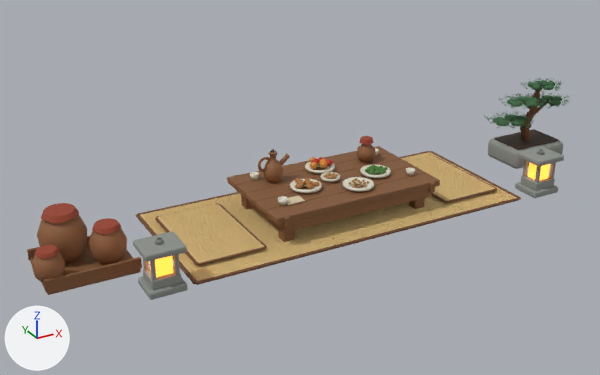
Before and after pictures for a commit that changed the FBX model unity/UnityPuppetTest/Assets/Environment/CourtyardBanquet/courtyard_banquet_v1.fbx.
Before and after are seen from a 50 mm camera at (-4.7, -7.74, 4.23) aimed at (-0.4, 0.09, 0.31). Lighting does not change. The marker at lower left points along +X, +Y and +Z. The first picture is the older version. Vertices at exactly the same position are counted once.

The older version as bpy lines, for what is in view:
```python
ob_banquetfood_tabletop_details = bpy.data.objects.new('BanquetFood Tabletop Details', me_cube_032)
ob_banquetfood_tabletop_details.location = (-0.386, -0.11, 0.44)
ob_banquetfruitred_tabletop_details = bpy.data.objects.new('BanquetFruitRed Tabletop Details', me_sphere_002)
ob_banquetfruitred_tabletop_details.location = (-0.046, 0.352, 0.469)
ob_banquetgreens_tabletop_details = bpy.data.objects.new('BanquetGreens Tabletop Details', me_sphere_022)
ob_banquetgreens_tabletop_details.location = (0.541, -0.13, 0.435)
ob_fruit_dish = bpy.data.objects.new('Fruit Dish', me_fruit_dish)
ob_fruit_dish.location = (0.0, 0.31, 0.385)
ob_low_courtyard_lantern__2_45_mesh = bpy.data.objects.new('Low Courtyard Lantern -2.45 Mesh', me_cube_047)
ob_low_courtyard_lantern__2_45_mesh.location = (-2.45, -0.84, 0.155)
ob_low_table_mesh = bpy.data.objects.new('Low Table Mesh', me_cube_008)
ob_low_table_mesh.location = (0.0, -0.612, 0.24)
ob_small_side_dish = bpy.data.objects.new('Small Side Dish', me_small_side_dish)
ob_small_side_dish.location = (-0.05, -0.02, 0.385)
ob_table_wine_jar_mesh = bpy.data.objects.new('Table Wine Jar Mesh', me_wine_jar_body)
ob_table_wine_jar_mesh.location = (0.64, 0.28, 0.385)
ob_wine_ewer_mesh = bpy.data.objects.new('Wine Ewer Mesh', me_ewer_lid)
ob_wine_ewer_mesh.location = (-0.65, 0.28, 0.725)
# also in view: 'Low Courtyard Lantern 2.45 Mesh' at (2.45, -0.84, 0.31); 'Medium Floor Wine Jar Mesh' at (-2.76, -0.12, 0.29); 'Pine In Stone Planter Mesh' at (3.13, 0.06, 0.56); 'Left Kneeling Mat Mesh' at (-1.6, 0.0, 0.05); 'Wine Jar Storage Tray Mesh' at (-3.0, -0.02, 0.08)
```
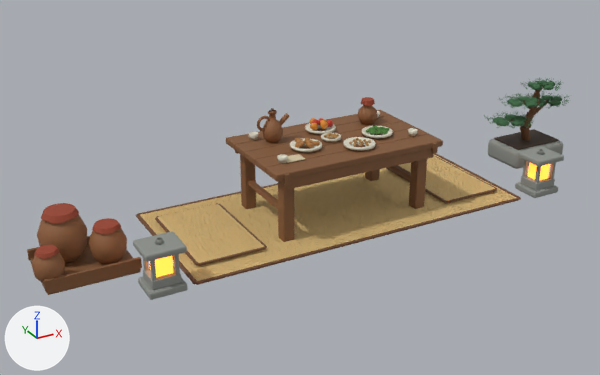
Pixel boxes [x1, y1, x2, y2] of what changed, in the pictures (600 x 375 px; the box of a moved part takes in the faces that stretch with it):
```json
{"object": "Low Table Mesh", "change": "reshaped, moved", "before": [227, 146, 440, 242], "after": [226, 110, 443, 242], "on screen": "37% taller"}
{"object": "Wine Ewer Mesh", "change": "moved", "before": [258, 149, 290, 183], "after": [257, 108, 289, 143]}
{"object": "Table Wine Jar Mesh", "change": "moved", "before": [356, 136, 376, 163], "after": [358, 97, 377, 125]}
{"object": "Nut Dish", "change": "moved", "before": [343, 177, 374, 192], "after": [343, 137, 376, 150]}
{"object": "Roast Dish", "change": "moved", "before": [290, 179, 322, 193], "after": [290, 138, 322, 152]}
{"object": "Green Dish", "change": "moved", "before": [360, 164, 391, 178], "after": [362, 126, 393, 138]}
{"object": "BanquetFood Tabletop Details", "change": "moved", "before": [295, 178, 319, 189], "after": [295, 138, 320, 148]}
{"object": "Fruit Dish", "change": "moved", "before": [305, 162, 335, 173], "after": [305, 123, 336, 134]}
{"object": "BanquetGreens Tabletop Details", "change": "moved", "before": [365, 165, 388, 174], "after": [366, 126, 389, 135]}
{"object": "BanquetNuts Tabletop Details", "change": "moved", "before": [324, 172, 369, 188], "after": [324, 133, 371, 147]}
{"object": "BanquetFruitGold Tabletop Details", "change": "moved", "before": [310, 157, 327, 169], "after": [310, 118, 328, 130]}
{"object": "BanquetLinen Tabletop Details", "change": "moved", "before": [287, 195, 305, 205], "after": [286, 154, 305, 163]}
{"object": "Small Side Dish", "change": "moved", "before": [321, 172, 340, 182], "after": [321, 132, 341, 142]}
{"object": "BanquetFruitRed Tabletop Details", "change": "moved", "before": [311, 157, 333, 166], "after": [312, 118, 333, 127]}
{"object": "Wine Cup 2 Mesh", "change": "moved", "before": [250, 172, 259, 180], "after": [249, 132, 258, 140]}
{"object": "Wine Cup 1 Mesh", "change": "moved", "before": [406, 168, 415, 176], "after": [408, 128, 418, 136]}
{"part": 1, "of": "me_cube_008", "change": "moved or reshaped", "before": [249, 201, 278, 229], "after": [248, 180, 278, 209]}
{"part": 2, "of": "me_cube_008", "change": "moved or reshaped", "after": [389, 165, 411, 180], "on screen": "not visible before"}
{"part": 3, "of": "me_cube_008", "change": "moved or reshaped", "before": [278, 224, 295, 242], "after": [278, 181, 295, 242]}
{"part": 4, "of": "me_cube_008", "change": "moved or reshaped", "before": [241, 194, 252, 209], "after": [240, 154, 256, 209]}
{"part": 5, "of": "me_cube_008", "change": "moved or reshaped", "before": [409, 198, 425, 209], "after": [409, 159, 427, 209]}
{"part": 6, "of": "me_cube_008", "change": "moved or reshaped", "after": [365, 169, 380, 181], "on screen": "not visible before"}
```

The change, as JSON lines over the scene's bpy script:
```json
{"block": "me_cube_008", "where": "# used by ob_low_table_mesh; location = (0.0, -0.612, 0.24)"}
{"op": "remove", "block": "me_cube_008", "code": "me_cube_008.from_pydata(...)  # 952 vertices, 918 faces; spans x -1.08..1.08, y -0.06..1.29, z -0.23..0.14"}
{"op": "add", "block": "me_cube_008", "code": "me_cube_008.from_pydata(...)  # 952 vertices, 918 faces; spans x -1.08..1.08, y -0.06..1.29, z -0.73..0.14"}
{"block": "me_cube_008", "change": "me_cube_008 part 1: the loose piece of 56 vertices spanning x -0.92..-0.84, y 0.1..1.12, z -0.17..-0.11 is moved by (0.0, 0.0, -0.25)"}
{"block": "me_cube_008", "change": "me_cube_008 part 2: the loose piece of 56 vertices spanning x 0.84..0.92, y 0.1..1.12, z -0.17..-0.11 is moved by (0.0, 0.0, -0.25)"}
{"block": "me_cube_008", "change": "me_cube_008 part 3: all 28 vertices in x -0.95..-0.81, y 0.06..0.2, z -0.23..-0.21 are moved by (0.0, 0.0, -0.5)"}
{"block": "me_cube_008", "change": "me_cube_008 part 4: all 28 vertices in x -0.95..-0.81, y 1.02..1.16, z -0.23..-0.21 are moved by (0.0, 0.0, -0.5)"}
{"block": "me_cube_008", "change": "me_cube_008 part 5: all 28 vertices in x 0.81..0.95, y 0.06..0.2, z -0.23..-0.21 are moved by (0.0, 0.0, -0.5)"}
{"block": "me_cube_008", "change": "me_cube_008 part 6: all 28 vertices in x 0.81..0.95, y 1.02..1.16, z -0.23..-0.21 are moved by (0.0, 0.0, -0.5)"}
{"op": "set", "path": "ob_banquetlinen_tabletop_details.location", "old": "(-0.72, -0.4, 0.391)", "new": "(-0.72, -0.4, 0.888)"}
{"op": "set", "path": "ob_fruit_dish.location", "old": "(0.0, 0.31, 0.385)", "new": "(0.0, 0.31, 0.882)"}
{"op": "set", "path": "ob_banquetfruitgold_tabletop_details.location", "old": "(0.044, 0.31, 0.468)", "new": "(0.044, 0.31, 0.965)"}
{"op": "set", "path": "ob_banquetfruitred_tabletop_details.location", "old": "(-0.046, 0.352, 0.469)", "new": "(-0.046, 0.352, 0.967)"}
{"op": "set", "path": "ob_low_table_mesh.location", "old": "(0.0, -0.612, 0.24)", "new": "(0.0, -0.612, 0.738)"}
{"op": "set", "path": "ob_table_wine_jar_mesh.location", "old": "(0.64, 0.28, 0.385)", "new": "(0.64, 0.28, 0.882)"}
{"op": "set", "path": "ob_small_side_dish.location", "old": "(-0.05, -0.02, 0.385)", "new": "(-0.05, -0.02, 0.882)"}
{"op": "set", "path": "ob_roast_dish.location", "old": "(-0.43, -0.11, 0.385)", "new": "(-0.43, -0.11, 0.882)"}
{"op": "set", "path": "ob_wine_cup_1_mesh.location", "old": "(0.86, -0.35, 0.385)", "new": "(0.86, -0.35, 0.882)"}
{"op": "set", "path": "ob_wine_ewer_mesh.location", "old": "(-0.65, 0.28, 0.725)", "new": "(-0.65, 0.28, 1.222)"}
{"op": "set", "path": "ob_green_dish.location", "old": "(0.51, -0.13, 0.385)", "new": "(0.51, -0.13, 0.882)"}
{"op": "set", "path": "ob_banquetgreens_tabletop_details.location", "old": "(0.541, -0.13, 0.435)", "new": "(0.541, -0.13, 0.932)"}
{"op": "set", "path": "ob_nut_dish.location", "old": "(0.12, -0.36, 0.385)", "new": "(0.12, -0.36, 0.882)"}
{"op": "set", "path": "ob_wine_cup_2_mesh.location", "old": "(-0.82, 0.43, 0.385)", "new": "(-0.82, 0.43, 0.882)"}
{"op": "set", "path": "ob_banquetnuts_tabletop_details.location", "old": "(0.151, -0.36, 0.43)", "new": "(0.151, -0.36, 0.927)"}
{"op": "set", "path": "ob_banquetfood_tabletop_details.location", "old": "(-0.386, -0.11, 0.44)", "new": "(-0.386, -0.11, 0.938)"}
```
